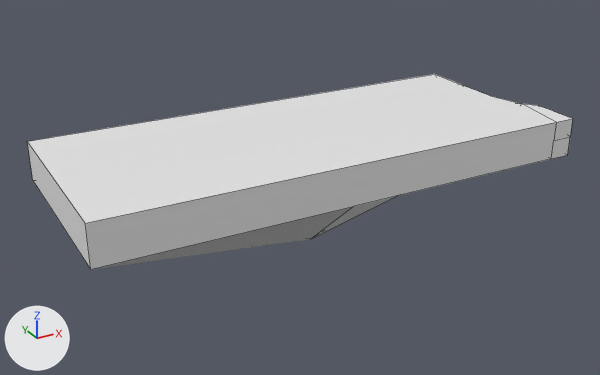
The FBX model Content/FirstPersonBP/Blueprints/Debris/debris1.fbx as it was, and as the next commit left it.
The view is the same before and after, from a camera (50 mm lens) standing at (-6.5, -11.82, 5.21) and looking at (0.07, 0.12, -0.76). Arrows for +X, +Y and +Z are at lower left; the lights stay in place. Mesh edges are drawn as thin lines. Where no turn or scale is listed for an object, it has been applied to the vertices.
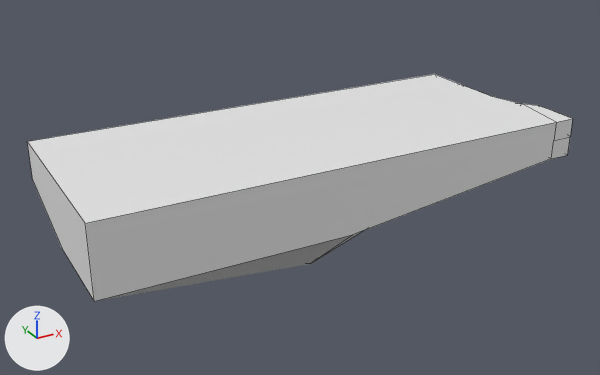
Where the change shows, as pixel boxes (x1, y1, x2, y2) in the pictures (600 x 375 px; the box of a moved part takes in the faces that stretch with it):
'Cube', reshaped (16% taller)
    before: (27, 74, 573, 269)
    after: (27, 74, 573, 301)
part 1 of me_cube_001, moved or reshaped
    before: (27, 122, 556, 269)
    after: (27, 122, 556, 301)

What the commit changed:
me_cube_001 has 32 vertices, 35 faces and spans x -4.21..4.61, y -1.76..1.76, z -1.55..0.35.
me_cube_001 is used by ob_cube; location (0.0, 0.0, 0.0).
Before the commit, vertices of me_cube_001: 0 (-4.21, -1.76, -0.35) at pixel (90, 269), 13 (0.0, -0.39, -1.55) at pixel (310, 239), 17 (-4.21, 0.0, -0.35) at pixel (58, 219), 24 (0.0, -1.76, -0.35) at pixel (353, 206).
Part 1, on me_cube_001:
Vertices 0, 13, 17, 24 of me_cube_001 move by (0.0, 0.0, -0.5).
